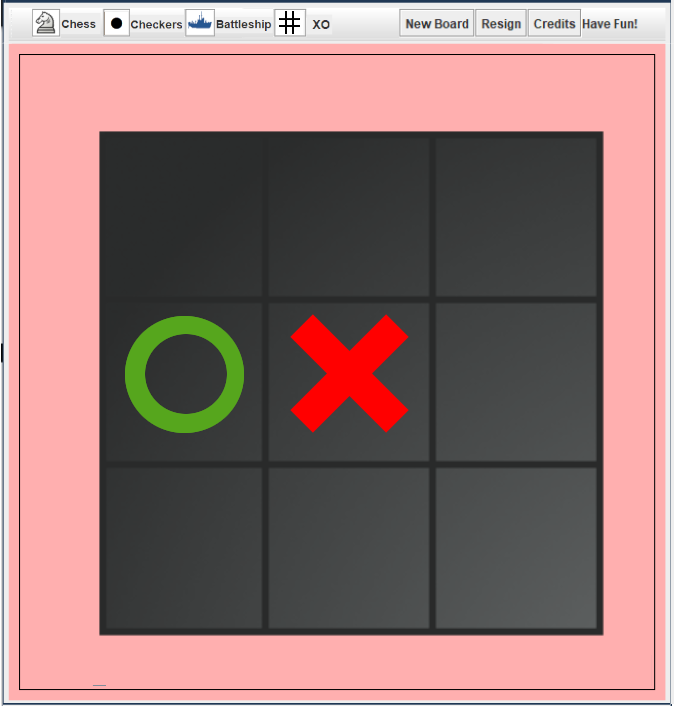
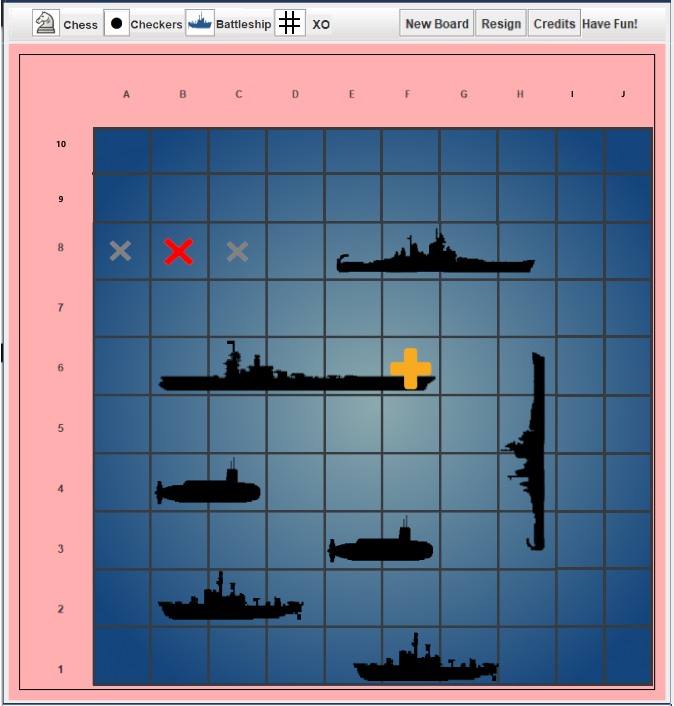
Two versions of the same layered image (674×706). Layer-by-layer changes:
added layer "Calque copié #32" in group "header" over [60, 14, 103, 35]
painted on "Calque copié #5" over [60, 13, 101, 35]
hid group "XO" (6 layers) over [99, 131, 604, 636]
showed group "board ships" (13 layers) over [92, 127, 653, 686]
painted on "Calque copié #6" over [390, 280, 501, 390]
painted on "Calque copié #22" over [163, 147, 215, 266]
painted on "Calque copié #19" over [226, 151, 281, 263]
painted on "Calque copié #20" over [109, 150, 140, 262]
painted on "Calque copié #16" over [499, 283, 638, 552]
painted on "Calque copié #11" over [336, 135, 627, 273]
painted on "Calque copié #13" over [158, 271, 506, 392]
painted on "Calque copié #17" over [154, 411, 295, 505]
painted on "Calque copié #14" over [326, 481, 503, 564]
painted on "Calque copié #18" over [353, 622, 582, 682]
painted on "Calque copié #15" over [158, 548, 347, 620]
painted on "Calque copié #12" over [92, 127, 653, 686]
painted on "Calque" over [92, 127, 653, 686]
added layer "Calque copié #30" above "10" over [56, 242, 65, 674]
added layer "10" above "9" over [56, 140, 66, 148]
added layer "9" above "Calque copié #31" over [58, 195, 64, 203]
added layer "Calque copié #31" above "J" over [122, 89, 524, 99]
added layer "J" above "I" over [621, 90, 625, 98]
showed "Calque copié #24", painted on it over [54, 89, 653, 686]
